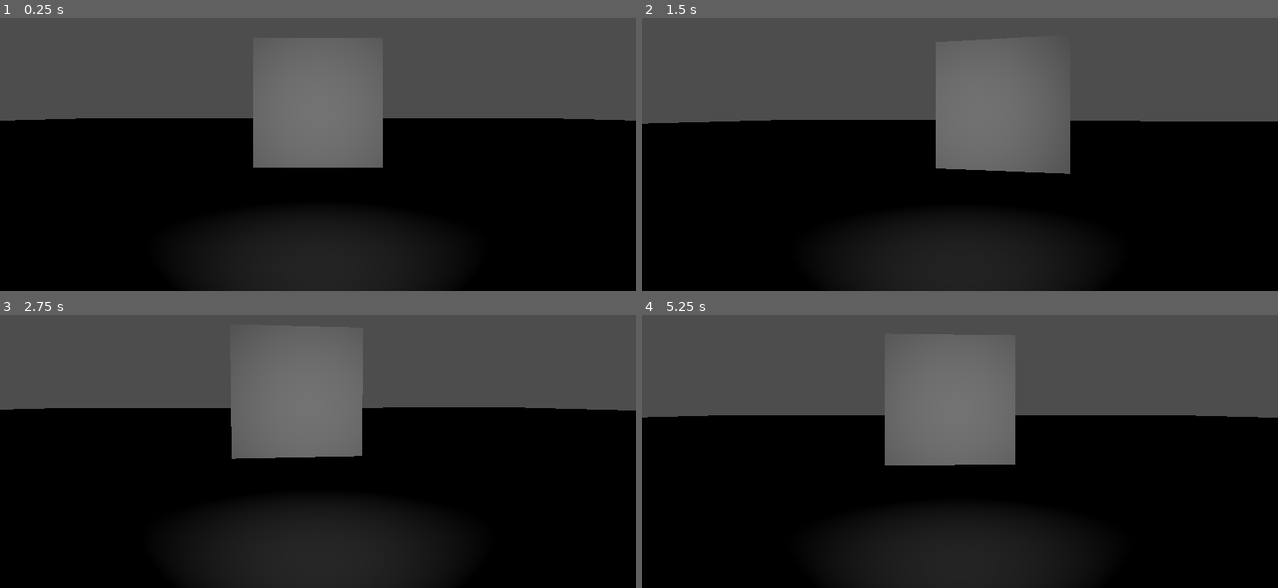
Above: before the commit, frames 1-4 (two rows, left to right).
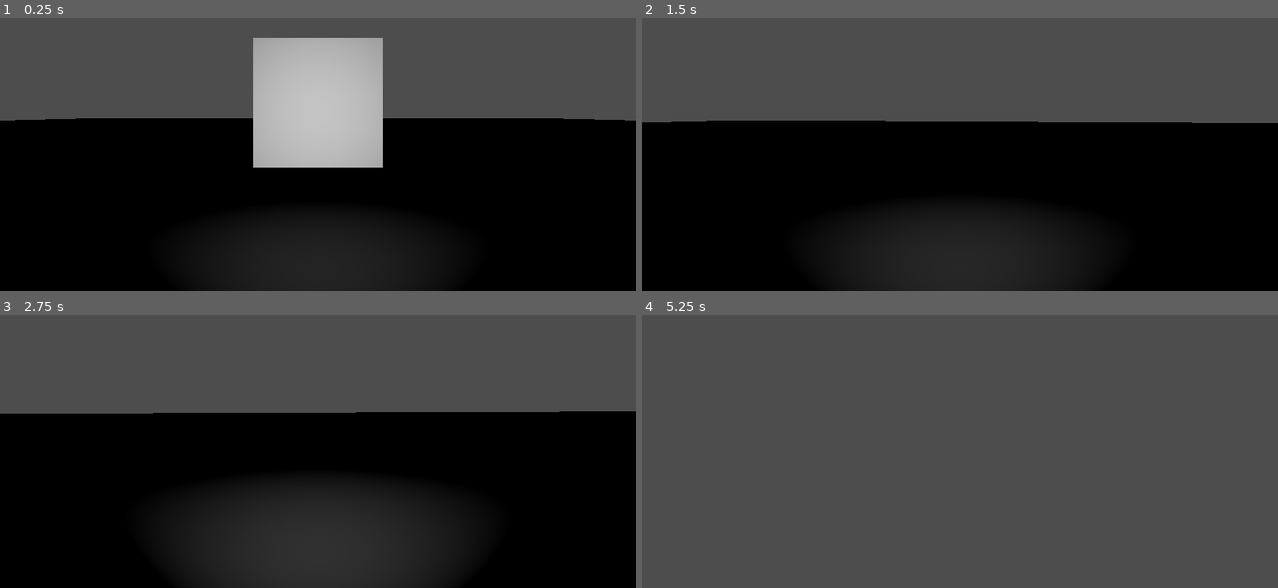
Above: after the commit, the same moments.

Repository: CoolBeanGames/Therebefore
Game: Godot game, scene res://Scenes/game_base.tscn
Two runs of this game, one before a commit and one after it. Both use one fixed random seed, a clock stepped at 60 frames per second and the inputs below.
Inputs (mouse positions are in pixels of both pictures, inside the frame that each line leads up to):
- Up to frame 1 (0.25 s): no input
- Up to frame 2 (1.5 s): tap Enter at 0.5 s; move the mouse to (991, 110) at 0.52 s; hold W (up) from 0.53 s (still down); tap E (interact, bound only after the commit) at 0.6, 1.35 s; tap Space at 1.25 s; move the mouse to (928, 113) at 1.27 s
- Up to frame 3 (2.75 s): keep holding W (up); tap Enter at 2 s; move the mouse to (330, 402) at 2.02 s; tap E (interact, bound only after the commit) at 2.1 s
- Up to frame 4 (5.25 s): keep holding W (up); tap Space at 2.75, 5 s; move the mouse to (953, 416) at 2.77 s; tap E (interact, bound only after the commit) every 0.75 s from 2.85 to 5.1 s; tap Enter at 3.5 s; move the mouse to (1004, 413) at 3.52 s; move the mouse to (909, 405) at 4.27 s; move the mouse to (966, 410) at 5.02 s

The runs differ from the first frame. In frame 1, 9.7% of the frame differs, in the area x 39-61%, y 7-55%; in frame 2, 7.9%; in frame 3, 9.3%; in frame 4, 67%, in the area x 0-100%, y 9-100%.
Error before the commit: Invalid assignment of property or key 'velocity' with value of type 'Vector3' on a base object of type 'Nil'. (res://components/scripts/player_movement_compone…

Commit message:
added base interaction systems, beginning work on notes now

Diff:
--- /dev/null
+++ b/Scenes/cube_tester.gd
@@ -0,0 +1,26 @@
+extends CSGBox3D
+
+var state : int = 0
+@export var mats : Array[Material]
+@export var lig : OmniLight3D
+
+func _ready() -> void:
+	set_mat(mats[0])
+	lig.light_energy = 0
+
+func _on_interactive_on_interact() -> void:
+	print("interacted with the cube")
+	state += 1
+	if state > 1:
+		state = 0
+	set_mat(mats[state])
+	lig.light_energy = 2 * state
+	print(state)
+	pass # Replace with function body.
+
+func _process(delta: float) -> void:
+	if state == 1:
+		rotate_y(delta * 10)
+
+func set_mat(mat : Material):
+	material_override = mat
--- a/Scenes/game_base.tscn
+++ b/Scenes/game_base.tscn
@@ -1,9 +1,11 @@
-[gd_scene load_steps=4 format=3 uid="uid://bsewyta3c4kq1"]
+[gd_scene load_steps=8 format=3 uid="uid://bsewyta3c4kq1"]
 
 [ext_resource type="PackedScene" uid="uid://dvld7irptqqd2" path="res://actors/player/player_3d.tscn" id="1_8ktb3"]
-
-[sub_resource type="BoxShape3D" id="BoxShape3D_8ktb3"]
-size = Vector3(1, 1, 0.99707)
+[ext_resource type="Script" uid="uid://vst3l01axc4v" path="res://Scenes/cube_tester.gd" id="2_op4vg"]
+[ext_resource type="Material" uid="uid://5q5gow8rtowo" path="res://materials/test_cube_off.tres" id="3_fqtgw"]
+[ext_resource type="PackedScene" uid="uid://blj3dygxwrgqq" path="res://components/interactive_toggle.tscn" id="3_op4vg"]
+[ext_resource type="Material" uid="uid://fw2op87e74h" path="res://materials/test_cube_on.tres" id="4_m357k"]
+[ext_resource type="PackedScene" uid="uid://b0bft7r4gmpsp" path="res://UI_Components/interaction_text.tscn" id="6_m357k"]
 
 [sub_resource type="BoxShape3D" id="BoxShape3D_nvvv1"]
 size = Vector3(125.557, 0.608798, 129.571)
@@ -12,15 +14,21 @@
 
 [node name="Player3D" parent="." instance=ExtResource("1_8ktb3")]
 
-[node name="test_interaction" type="CSGBox3D" parent="."]
+[node name="test_interaction" type="CSGBox3D" parent="." node_paths=PackedStringArray("lig")]
 transform = Transform3D(1, 0, 0, 0, 1, 0, 0, 0, 1, 0, 0.723832, -2.28438)
 layers = 2
+script = ExtResource("2_op4vg")
+mats = Array[Material]([ExtResource("3_fqtgw"), ExtResource("4_m357k")])
+lig = NodePath("OmniLight3D")
 
-[node name="test_interaction_body" type="StaticBody3D" parent="test_interaction"]
+[node name="interactive_toggle" parent="test_interaction" node_paths=PackedStringArray("parent") instance=ExtResource("3_op4vg")]
+display_text_on = "turn off weird light"
+display_text_off = "turn on weird light"
+parent = NodePath("..")
+display_text = "toggle rotating light"
 
-[node name="test_interactino_shape3" type="CollisionShape3D" parent="test_interaction/test_interaction_body"]
-transform = Transform3D(1, 0, 0, 0, 1, 0, 0, 0, 1, 0, 0, 0.00146484)
-shape = SubResource("BoxShape3D_8ktb3")
+[node name="OmniLight3D" type="OmniLight3D" parent="test_interaction"]
+light_color = Color(1, 0.0705882, 0, 1)
 
 [node name="CSGBox3D2" type="CSGBox3D" parent="."]
 transform = Transform3D(1, 0, 0, 0, 1, 0, 0, 0, 1, 0, 0, 3.01435)
@@ -40,3 +48,11 @@
 
 [node name="CSGBox3D4" type="CSGBox3D" parent="."]
 transform = Transform3D(1, 0, 0, 0, 1, 0, 0, 0, 1, 3.51207, 0, -0.0679817)
+
+[node name="Node" type="Node" parent="."]
+
+[node name="interaction_text" parent="Node" instance=ExtResource("6_m357k")]
+
+[connection signal="on_interact" from="test_interaction/interactive_toggle" to="test_interaction" method="_on_interactive_on_interact"]
+
+[editable path="test_interaction/interactive_toggle"]
--- /dev/null
+++ b/UI_Components/Scripts/interaction_text.gd
@@ -0,0 +1,7 @@
+extends CanvasLayer
+class_name interaction_text
+
+@export var text : Label
+
+func _ready() -> void:
+	GameData.references["interaction_text"] = text
--- /dev/null
+++ b/UI_Components/interaction_text.tscn
@@ -0,0 +1,20 @@
+[gd_scene load_steps=2 format=3 uid="uid://b0bft7r4gmpsp"]
+
+[ext_resource type="Script" uid="uid://okcjy04volm7" path="res://UI_Components/Scripts/interaction_text.gd" id="1_14n0b"]
+
+[node name="interaction_text" type="CanvasLayer" node_paths=PackedStringArray("text")]
+follow_viewport_enabled = true
+script = ExtResource("1_14n0b")
+text = NodePath("Label")
+
+[node name="Label" type="Label" parent="."]
+anchors_preset = -1
+anchor_left = 0.051
+anchor_top = 0.548
+anchor_right = 0.927
+anchor_bottom = 0.704
+offset_bottom = -363.192
+theme_override_font_sizes/font_size = 32
+text = " "
+horizontal_alignment = 1
+vertical_alignment = 1
--- /dev/null
+++ b/UI_Components/note_ui.tscn
@@ -0,0 +1,3 @@
+[gd_scene format=3 uid="uid://bltvywq2knqk5"]
+
+[node name="Note_UI" type="CanvasLayer"]
--- /dev/null
+++ b/actors/player/Scripts/player_3d.gd
@@ -0,0 +1,5 @@
+extends CharacterBody3D
+class_name player
+
+func _ready() -> void:
+	GameData.references["player"] = self
--- a/actors/player/Scripts/raycaster.gd
+++ b/actors/player/Scripts/raycaster.gd
@@ -1,12 +1,34 @@
 extends RayCast3D
+class_name player_raycast
 
-@export var hit_collider : Node3D
+@export var hit_collider : interactive
 
-func camera_moved(input) -> void:
+func _ready() -> void:
+	GameData.references["player_raycaster"] = self
+
+func camera_moved() -> void:
 	var col = get_collider()
-	if col != null:
-		hit_collider = col
-		print(col)
-	else:
-		hit_collider=null
-		print("nothing was hit")
+	if col == null:
+		if hit_collider != null:
+			clear_looking()
+		hit_collider = null
+		print("hit 'nothing'")
+		return
+	if col is interactive:
+		process_looking(col)
+		hit_collider=col
+		print("hit ", col.parent.name)
+
+func _process(_delta: float) -> void:
+	if Input.is_action_just_released("interact") and hit_collider != null:
+		hit_collider.interact()
+
+func process_looking(new_object : interactive):
+	if hit_collider != new_object:
+		if hit_collider != null:
+			hit_collider.start_looking()
+		new_object.start_looking()
+
+func clear_looking():
+	GameData.references["interaction_text"].text = ""
+	pass
--- a/actors/player/player_3d.tscn
+++ b/actors/player/player_3d.tscn
@@ -1,6 +1,7 @@
-[gd_scene load_steps=5 format=3 uid="uid://dvld7irptqqd2"]
+[gd_scene load_steps=6 format=3 uid="uid://dvld7irptqqd2"]
 
 [ext_resource type="Script" uid="uid://v5h3ir1mfttl" path="res://actors/player/Scripts/raycaster.gd" id="1_3sk25"]
+[ext_resource type="Script" uid="uid://c3lj5d51fov65" path="res://actors/player/Scripts/player_3d.gd" id="1_dcmhy"]
 [ext_resource type="PackedScene" uid="uid://dcnaql1byjsi6" path="res://components/player_look_component.tscn" id="1_pgq8o"]
 [ext_resource type="PackedScene" uid="uid://37x61jytihl7" path="res://components/player_movement_component.tscn" id="2_3sk25"]
 
@@ -8,6 +9,7 @@
 
 [node name="Player3D" type="CharacterBody3D"]
 collision_mask = 0
+script = ExtResource("1_dcmhy")
 
 [node name="CollisionShape3D" type="CollisionShape3D" parent="."]
 shape = SubResource("CapsuleShape3D_rqfr8")
@@ -15,8 +17,9 @@
 [node name="Camera3D" type="Camera3D" parent="."]
 transform = Transform3D(1, 0, 0, 0, 1, 0, 0, 0, 1, 0, 0.650707, 0)
 
-[node name="RayCast3D" type="RayCast3D" parent="Camera3D"]
+[node name="player_interaction" type="RayCast3D" parent="Camera3D"]
 target_position = Vector3(0, 0, -2)
+collision_mask = 2
 debug_shape_custom_color = Color(1, 0.607843, 0, 1)
 debug_shape_thickness = 5
 script = ExtResource("1_3sk25")
@@ -31,6 +34,8 @@
 look_speed = 10.0
 mouse_mode = 2
 
-[node name="PlayerMovementComponent" parent="Components" instance=ExtResource("2_3sk25")]
+[node name="PlayerMovementComponent" parent="Components" node_paths=PackedStringArray("player_body") instance=ExtResource("2_3sk25")]
+player_body = NodePath("../..")
+move_speed = 1000.0
 
-[connection signal="camera_moved" from="Components/PlayerLookComponent" to="Camera3D/RayCast3D" method="camera_moved"]
+[connection signal="camera_moved" from="Components/PlayerLookComponent" to="Camera3D/player_interaction" method="camera_moved"]
--- /dev/null
+++ b/autoload/GameData.gd
@@ -0,0 +1,39 @@
+extends Node
+class_name game_data
+
+#input locking
+var input_paused : bool = false
+var input_lockers : Dictionary    #a list of objects that have caused the input to be locked
+
+#game data
+@export var references : Dictionary
+@export var flags : Dictionary
+@export var data : Dictionary
+
+func is_input_locked() -> bool:
+	return input_paused
+
+func lock_input(locking_object : Node):
+	input_lockers[locking_object.name] = locking_object
+	input_paused = true
+
+func unlock_input(locking_object : Node) -> bool:
+	if !input_lockers.has(locking_object.name):
+		return input_paused         #no effect
+	#do the actual unpausing
+	input_lockers.erase(locking_object.name)
+	if input_lockers.size() == 0:
+		input_paused=false
+	return input_paused
+
+func set_flag(flag : String):
+	flags[flag] = true
+
+func unset_flag(flag : String):
+	if flags.has(flag):
+		flags.erase(flag)
+
+func read_flag(flag : String) -> bool:
+	if flags.has(flag) and flags[flag]==true:
+		return true
+	return false
--- /dev/null
+++ b/components/interactive.tscn
@@ -0,0 +1,13 @@
+[gd_scene load_steps=3 format=3 uid="uid://dyvmanwulfpun"]
+
+[ext_resource type="Script" uid="uid://dyv1fgnmblwjt" path="res://components/scripts/interactive.gd" id="1_gr1bt"]
+
+[sub_resource type="BoxShape3D" id="BoxShape3D_gr1bt"]
+
+[node name="Interactive" type="StaticBody3D"]
+collision_layer = 2
+script = ExtResource("1_gr1bt")
+
+[node name="CollisionShape3D" type="CollisionShape3D" parent="."]
+shape = SubResource("BoxShape3D_gr1bt")
+debug_color = Color(0.870913, 0.244764, 0.630405, 0.42)
--- /dev/null
+++ b/components/interactive_toggle.tscn
@@ -0,0 +1,13 @@
+[gd_scene load_steps=3 format=3 uid="uid://blj3dygxwrgqq"]
+
+[ext_resource type="Script" uid="uid://cdxssukydkxfs" path="res://components/scripts/interactive_toggle.gd" id="1_ma1eh"]
+
+[sub_resource type="BoxShape3D" id="BoxShape3D_ma1eh"]
+
+[node name="interactive_toggle" type="StaticBody3D"]
+collision_layer = 2
+script = ExtResource("1_ma1eh")
+
+[node name="CollisionShape3D" type="CollisionShape3D" parent="."]
+shape = SubResource("BoxShape3D_ma1eh")
+debug_color = Color(0.932884, 0.245237, 0.220902, 0.42)
--- /dev/null
+++ b/components/scripts/interactive.gd
@@ -0,0 +1,28 @@
+extends StaticBody3D
+class_name interactive
+
+#references
+@export var parent : Node
+@export var interact_text : Label
+
+#values
+@export var display_text : String = ""
+
+signal on_start_looking
+signal on_stop_looking
+signal on_interact
+
+func _ready() -> void:
+	await get_tree().process_frame
+	interact_text = GameData.references["interaction_text"]
+
+func start_looking():
+	interact_text.text = display_text
+	on_start_looking.emit()
+
+func stop_looking():
+	interact_text.text = ""
+	on_stop_looking.emit()
+
+func interact():
+	on_interact.emit()
--- /dev/null
+++ b/components/scripts/interactive_toggle.gd
@@ -0,0 +1,29 @@
+extends interactive
+class_name interactive_toggle
+
+enum toggle_state{off = 0,on = 1}
+
+@export var state : toggle_state = toggle_state.off
+@export var display_text_on : String = ""
+@export var display_text_off : String = ""
+
+func _ready() -> void:
+	toggle_display_text()
+	super._ready()
+
+func interact():
+	state += 1
+	if(state > 1):
+		state = 0
+#update display text
+	toggle_display_text()
+	start_looking()
+	super.interact()
+	print(state)
+
+
+func toggle_display_text():
+	if state == 0:
+		display_text = display_text_off
+	else:
+		display_text = display_text_on
--- a/components/scripts/player_look_component.gd
+++ b/components/scripts/player_look_component.gd
@@ -30,7 +30,7 @@
 		_update_rot()
 		_clamp_y()
 		_apply_rot()
-		camera_moved.emit(input)
+		camera_moved.emit()
 
 func _update_rot():
 	rot_x += input.y * (look_speed * delta)
--- a/components/scripts/player_movement_component.gd
+++ b/components/scripts/player_movement_component.gd
@@ -1,4 +1,5 @@
 extends Node
+class_name player_movement
 
 #references
 @export var player_body : CharacterBody3D
@@ -8,27 +9,27 @@
 @export var gravity : float = -9.7
 @export var input : Vector2
 
+#private values
+var delta : float = 0
+
+func _ready() -> void:
+	GameData.references["player_movement"] = self
+
 func update_input_keyboard():
 	input = Input.get_vector("left","right","down","up")
 
-func update_input_gamepad():
-	pass
-
-func _unhandled_input(event: InputEvent) -> void:
-	if event is InputEventKey:
-		update_input_keyboard()
-		set_velocity()
-		move()
-	if event is InputEventJoypadMotion:
-		update_input_gamepad()
-		set_velocity()
-		move()
-
 func set_velocity():
-	var forward_velocity : Vector3
-	var right_velocity : Vector3
-	var downward_velocity : Vector3
+	var forward_velocity : Vector3 = -player_body.basis.z * (move_speed * delta * input.y)
+	var right_velocity : Vector3 = player_body.basis.x * (move_speed * delta * input.x)
+	var downward_velocity : Vector3 = Vector3(0,gravity * delta,0)
 	player_body.velocity = forward_velocity + right_velocity + downward_velocity
 
 func move():
 	player_body.move_and_slide()
+
+func _process(_delta: float) -> void:
+	delta = _delta
+	update_input_keyboard()
+	if input.length() > 0.1:
+		set_velocity()
+		move()
--- /dev/null
+++ b/materials/test_cube_off.tres
@@ -0,0 +1,3 @@
+[gd_resource type="StandardMaterial3D" format=3 uid="uid://5q5gow8rtowo"]
+
+[resource]
--- /dev/null
+++ b/materials/test_cube_on.tres
@@ -0,0 +1,5 @@
+[gd_resource type="StandardMaterial3D" format=3 uid="uid://fw2op87e74h"]
+
+[resource]
+shading_mode = 0
+albedo_color = Color(1, 0, 0, 1)
--- a/project.godot
+++ b/project.godot
@@ -14,6 +14,10 @@
 run/main_scene="uid://bsewyta3c4kq1"
 config/features=PackedStringArray("4.4", "Mobile")
 config/icon="res://icon.svg"
+
+[autoload]
+
+GameData="*res://autoload/GameData.gd"
 
 [input]
 
@@ -37,6 +41,11 @@
 "events": [Object(InputEventKey,"resource_local_to_scene":false,"resource_name":"","device":-1,"window_id":0,"alt_press …(192 unchanged characters)…
 ]
 }
+interact={
+"deadzone": 0.2,
+"events": [Object(InputEventKey,"resource_local_to_scene":false,"resource_name":"","device":-1,"window_id":0,"alt_pressed":false,"shift_pressed":false,"ctrl_pressed":false,"meta_pressed":false,"pressed":false,"keycode":0,"physical_keycode":69,"key_label":0,"unicode":101,"location":0,"echo":false,"script":null)
+]
+}
 
 [layer_names]
 
Not shown, added: Scenes/cube_tester.gd.uid
Not shown, added: UI_Components/Scripts/interaction_text.gd.uid
Not shown, added: actors/player/Scripts/player_3d.gd.uid
Not shown, added: autoload/GameData.gd.uid
Not shown, added: components/scripts/interactive.gd.uid
Not shown, added: components/scripts/interactive_toggle.gd.uid
